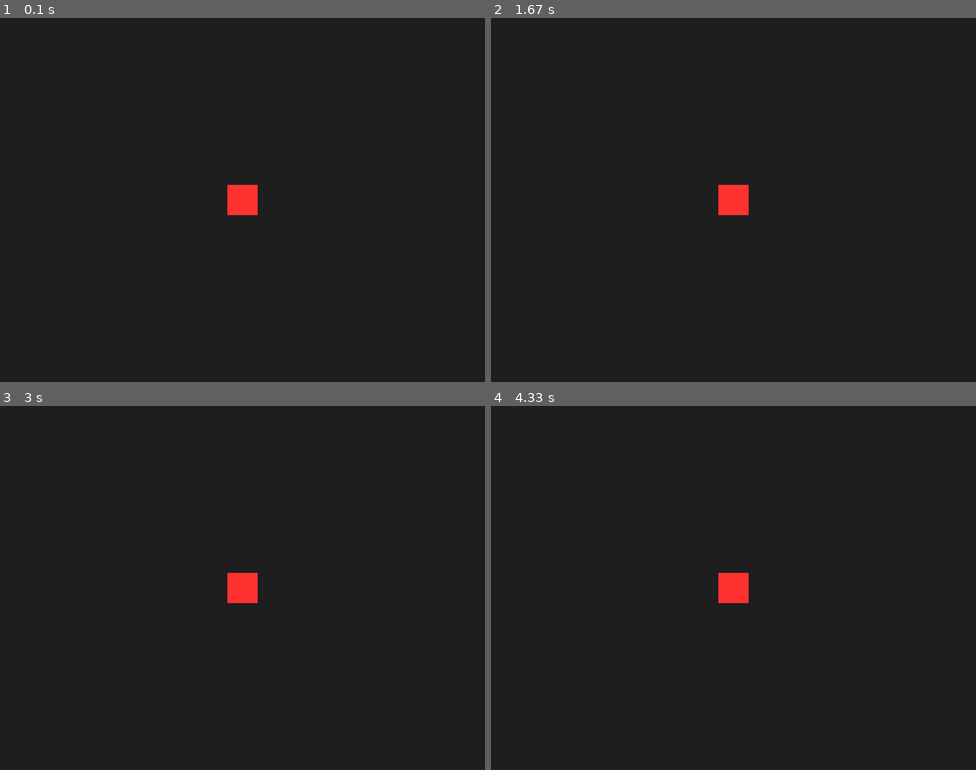
Above: before the commit, frames 1-4 (two rows, left to right).
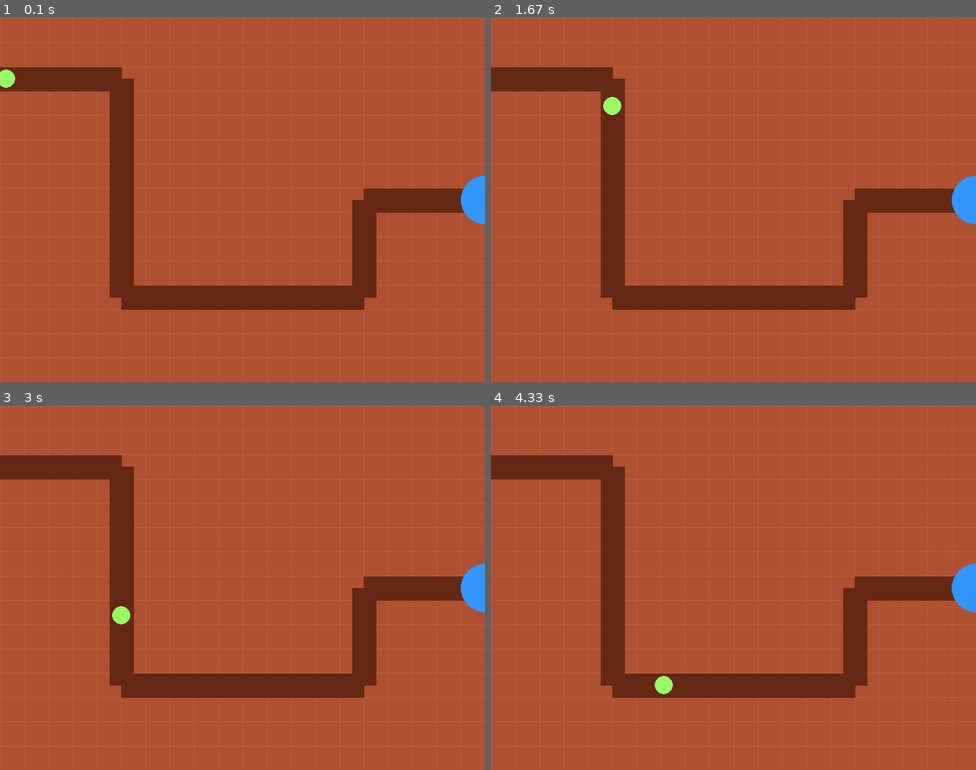
Above: after the commit, the same moments.

Repository: mdwkkk/py_gamee
Game: pygame game, started from game.py
The game is run twice, just before and just after one commit, with the same random seed, the same clock (stepped at 60 frames per second) and the same inputs.
Inputs:
- Up to frame 1 (0.1 s): no input
- Up to frame 2 (1.67 s): no input
- Up to frame 3 (3 s): no input
- Up to frame 4 (4.33 s): no input

The runs differ from the first frame. In frame 1, 100% of the frame differs, in the area x 0-100%, y 0-100%; in frame 2, 100%; in frame 3, 100%; in frame 4, 100%.

Commit message:
добавил алгоритм движения по маршруту для врага, сделал цвета для поверхности, добавил самого врага (жука), отрисовку сетки, дороги, купола базы и т.д.

Diff:
--- a/game.py
+++ b/game.py
@@ -1,88 +1,111 @@
 import pygame
 import sys
 
+# настойки базы
+WIDTH, HEIGHT = 800, 600
+TILE_SIZE = 40
 
-class Tower(pygame.sprite.Sprite):
-    def __init__(self, pos, *groups):
+# Цветовая палитра Марса
+COLOR_SAND = (175, 80, 50)       # Ржавый песок
+COLOR_PATH = (100, 40, 20)       # Глубокий каньон (дорога)
+COLOR_GRID = (190, 95, 60)       # Линии сетки
+COLOR_BUG = (150, 255, 100)      # Кислотно-зеленый пришелец
+COLOR_DOME = (50, 150, 255)      # Купол базы
+
+# Маршрут врагов (Координаты центров тайлов)
+WAYPOINTS = [
+    (0, 100), (200, 100), (200, 460),
+    (600, 460), (600, 300), (800, 300)
+]
+
+class AlienBug(pygame.sprite.Sprite):
+    def __init__(self, waypoints, *groups):
         super().__init__(*groups)
+        self.image = pygame.Surface((30, 30), pygame.SRCALPHA)
+        # Рисуем жука
+        pygame.draw.circle(self.image, COLOR_BUG, (15, 15), 15)
+        self.rect = self.image.get_rect()
 
-        self.image = pygame.Surface((40, 40))
-        self.image.fill((50, 200, 50))
-        self.rect = self.image.get_rect(center=pos)
+        self.waypoints = waypoints
+        self.current_wp_index = 0
+
+        # Начальная позиция - первый вейпоинт
+        self.pos = pygame.math.Vector2(self.waypoints[self.current_wp_index])
+        self.rect.center = (round(self.pos.x), round(self.pos.y))
+
+        self.speed = 150  # пикселей в секунду
 
     def update(self, dt):
-        pass
+        # Если достигли конца маршрута (Купола)
+        if self.current_wp_index >= len(self.waypoints):
+            self.kill() # Жук исчезает (потом добавлю нанесение урона базе)
+            return
 
+        # Берем текущую цель
+        target = pygame.math.Vector2(self.waypoints[self.current_wp_index])
+        direction = target - self.pos
+        distance = direction.length()
 
-class Enemy(pygame.sprite.Sprite):
-    def __init__(self, pos, *groups):
-        super().__init__(*groups)
+        # Шаг движения за этот кадр
+        move_step = self.speed * dt
 
-        self.image = pygame.Surface((50, 50))
-        self.image.fill((255, 50, 50))
-        self.rect = self.image.get_rect(center=pos)
-        self.speed = 300
-        self.pos = pygame.math.Vector2(pos)
+        if distance <= move_step:
+            # Если шаг перепрыгивает цель, просто ставим жука точно в цель
+            self.pos = target
+            self.current_wp_index += 1 # Переключаемся на следующую точку
+        else:
+            # Иначе двигаемся в сторону цели
+            direction = direction.normalize()
+            self.pos += direction * move_step
 
-    def update(self, dt):
-        keys = pygame.key.get_pressed()
-        direction = pygame.math.Vector2(0, 0) # Направление движения
-
-        if keys[pygame.K_LEFT] or keys[pygame.K_a]:
-            direction.x = -1
-        if keys[pygame.K_RIGHT] or keys[pygame.K_d]:
-            direction.x = 1
-        if keys[pygame.K_UP] or keys[pygame.K_w]:
-            direction.y = -1
-        if keys[pygame.K_DOWN] or keys[pygame.K_s]:
-            direction.y = 1
-
-        if direction.length() > 0:
-            direction = direction.normalize()
-
-        self.pos += direction * self.speed * dt
         self.rect.center = (round(self.pos.x), round(self.pos.y))
 
-
-class Game:
+class MarsBaseGame:
     def __init__(self):
         pygame.init()
-        self.screen = pygame.display.set_mode((800, 600))
-        pygame.display.set_caption("t")
+        self.screen = pygame.display.set_mode((WIDTH, HEIGHT))
+        pygame.display.set_caption("Mars Base Defense")
         self.clock = pygame.time.Clock()
         self.running = True
 
         self.all_sprites = pygame.sprite.Group()
-        self.towers_group = pygame.sprite.Group()
 
-        self.player_enemy = Enemy((400, 300), self.all_sprites)
+        # Спавним тестового жука
+        AlienBug(WAYPOINTS, self.all_sprites)
+
+    def draw_grid_and_path(self):
+        self.screen.fill(COLOR_SAND)
+
+        # отрисовка сетки
+        for x in range(0, WIDTH, TILE_SIZE):
+            pygame.draw.line(self.screen, COLOR_GRID, (x, 0), (x, HEIGHT))
+        for y in range(0, HEIGHT, TILE_SIZE):
+            pygame.draw.line(self.screen, COLOR_GRID, (0, y), (WIDTH, y))
+
+        # отрисовка дороги
+        if len(WAYPOINTS) > 1:
+            pygame.draw.lines(self.screen, COLOR_PATH, False, WAYPOINTS, TILE_SIZE)
+
+        # отрисовка купола на последней точке маршрута
+        dome_pos = WAYPOINTS[-1]
+        pygame.draw.circle(self.screen, COLOR_DOME, dome_pos, 40)
 
     def handle_events(self):
         for event in pygame.event.get():
             if event.type == pygame.QUIT:
                 self.running = False
-            if event.type == pygame.MOUSEBUTTONDOWN and event.button == 1:
-                Tower(event.pos, self.all_sprites, self.towers_group)
-
 
     def update(self, dt):
         self.all_sprites.update(dt)
 
-        # проверка коллизии
-        hit = pygame.sprite.spritecollide(self.player_enemy, self.towers_group, True)
-        if hit:
-            print(f"Уничтожено башен: {len(hit)}")
-
     def draw(self):
-        self.screen.fill((30, 30, 30))
+        self.draw_grid_and_path()
         self.all_sprites.draw(self.screen)
-
         pygame.display.flip()
 
     def run(self):
         while self.running:
             dt = self.clock.tick(60) / 1000.0
-
             self.handle_events()
             self.update(dt)
             self.draw()
@@ -91,4 +114,4 @@
         sys.exit()
 
 if __name__ == "__main__":
-    Game().run()
+    MarsBaseGame().run()
